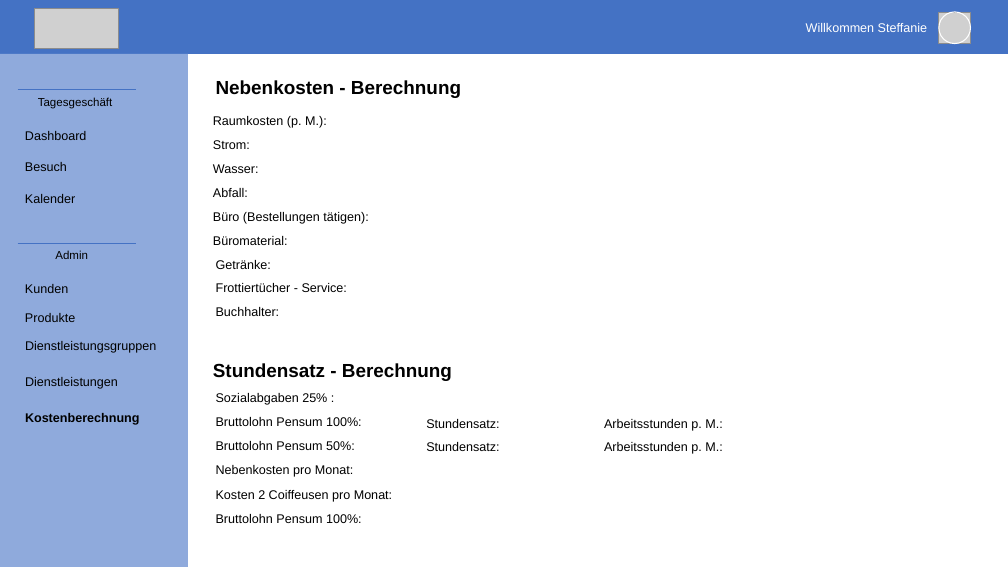
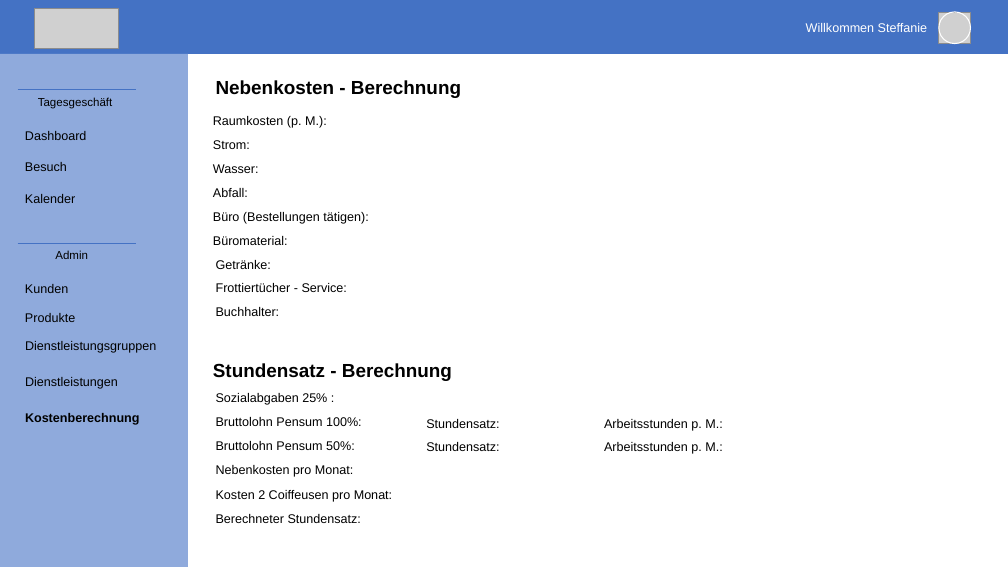
Before and after one commit to aeberhardhsr/coiffeur-royal, a slide deck: slide 8 of Mock Up/Mock-Up.pptx. Drawn at 1008x567 pixels with LibreOffice and Linux fonts; fonts in the diff are those of the drawing; grey boxes stand for pictures. Boxes give left, top, right and bottom in pixels: in the first picture for what was removed or moved away, otherwise in the second. Text is boxed around its words. In the diff, an @@ line names an element or a change of style, - is before the commit and + after.

Commit message:
adjust some details on mockup

```diff
--- a/Mock Up/Mock-Up.pptx
+++ b/Mock Up/Mock-Up.pptx
@@ text at [216,514,361,523]: text changed @@
-Bruttolohn Pensum 100%:
+Berechneter Stundensatz:
```
